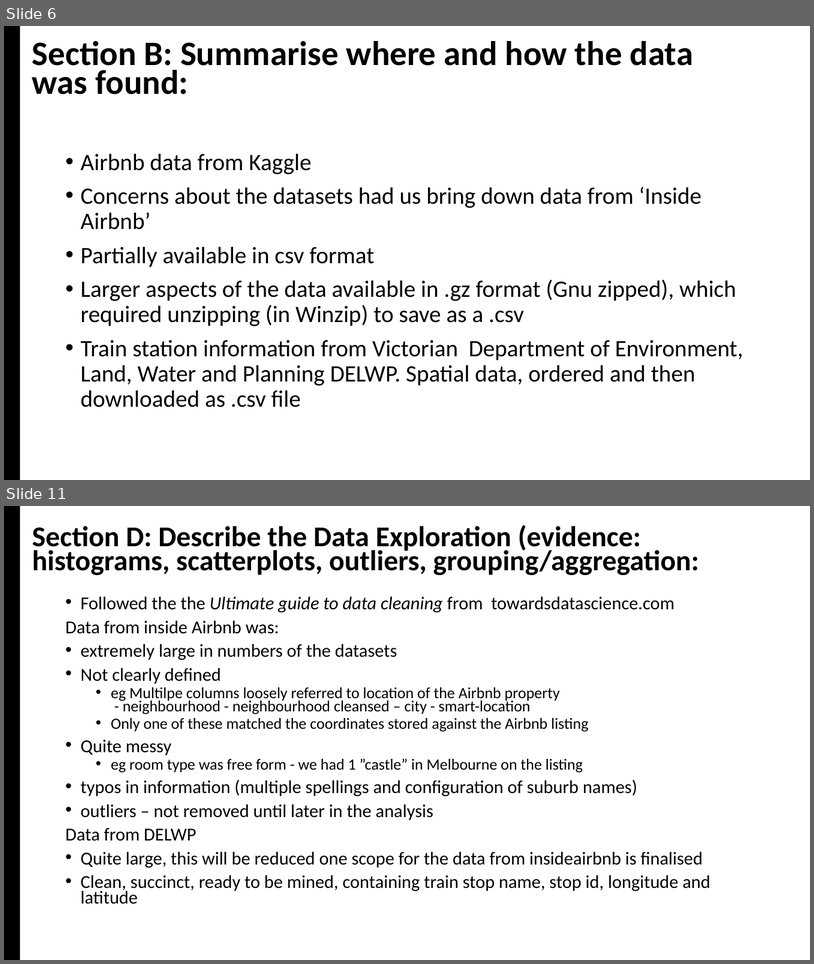
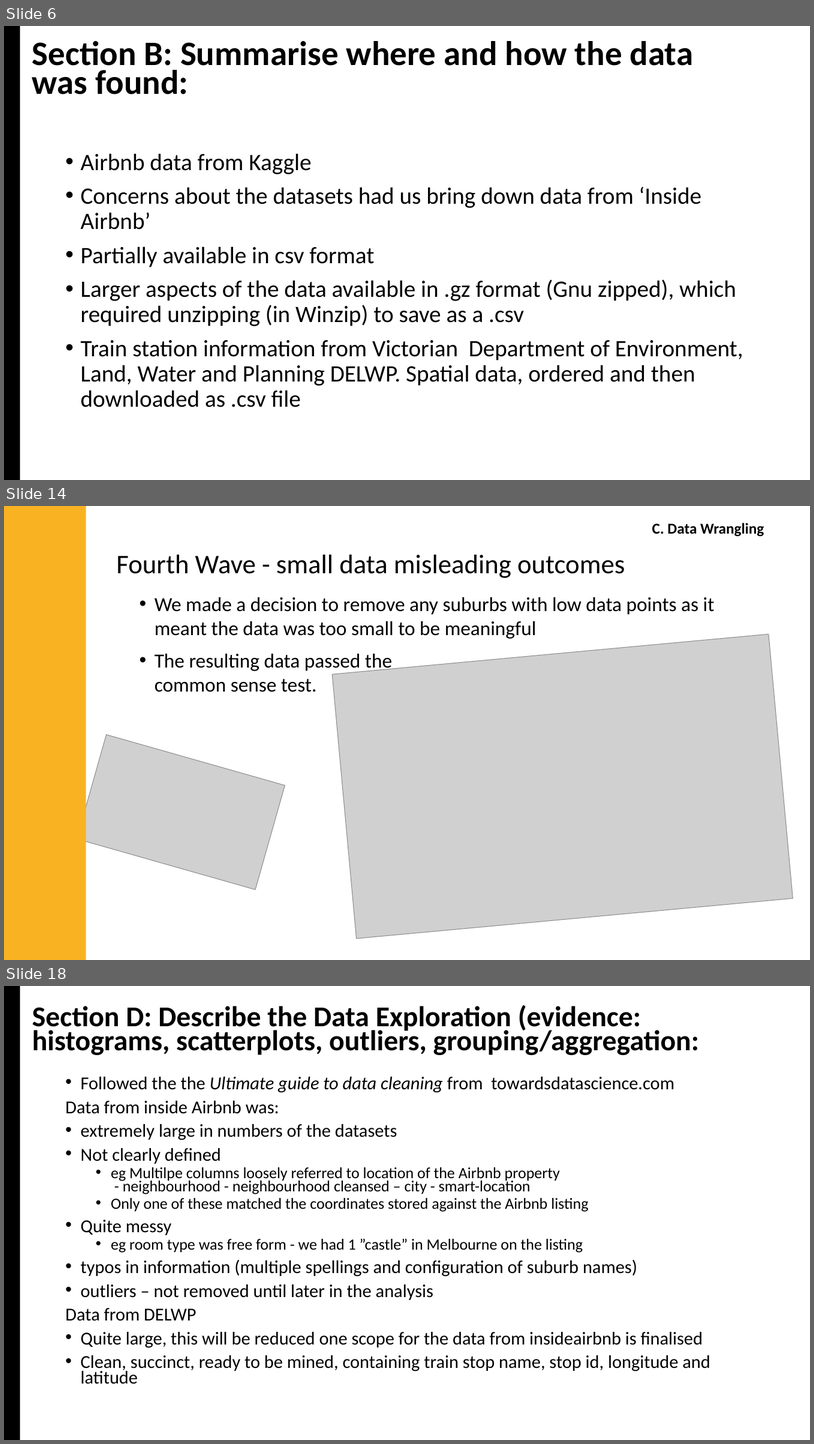
Before and after one commit to jMacProd/Project1, a slide deck: Presentation Slides/airbnbPresentation.pptx. Shown one above the other, each under a label of ours: slides 6 and 11 before the commit, slides 6, 14 and 18 after it; the slides between them are not shown. The pictures are 814x964 and 814x1444 pixels, drawn with LibreOffice and Linux fonts; fonts in the diff are those of the drawing; grey boxes stand for pictures. Boxes give left, top, right and bottom in pixels: in the first picture for what was removed or moved away, otherwise in the second. Text is boxed around its words. In the diff, an @@ line names an element or a change of style, - is before the commit and + after.

```diff
--- a/Presentation Slides/airbnbPresentation.pptx
+++ b/Presentation Slides/airbnbPresentation.pptx
@@ slide 14 added at bbox=[4, 506, 810, 960], background #FFFFFF @@
@@ rectangle added at bbox=[4, 506, 86, 960], fill #F9B322 @@
@@ text added at bbox=[653, 523, 764, 537], 18 pt, text #000000, bold @@
+C. Data Wrangling
@@ text added at bbox=[116, 555, 625, 578], 32 pt, text #000000 @@
+Fourth Wave - small data misleading outcomes
@@ text added at bbox=[155, 597, 715, 692], 23.8 pt, text #000000 @@
+• We made a decision to remove any suburbs with low data points as it meant the data was too small to be meaningful
+• The resulting data passed the
+  common sense test.
@@ picture added at bbox=[332, 634, 793, 938] @@
@@ picture added at bbox=[77, 735, 285, 889] @@
@@ what was slide 11 is now slide 18 @@
```
Also in this commit, not shown: 4 slides changed, 7 other slides added, 1 slide removed, 2 other files.
